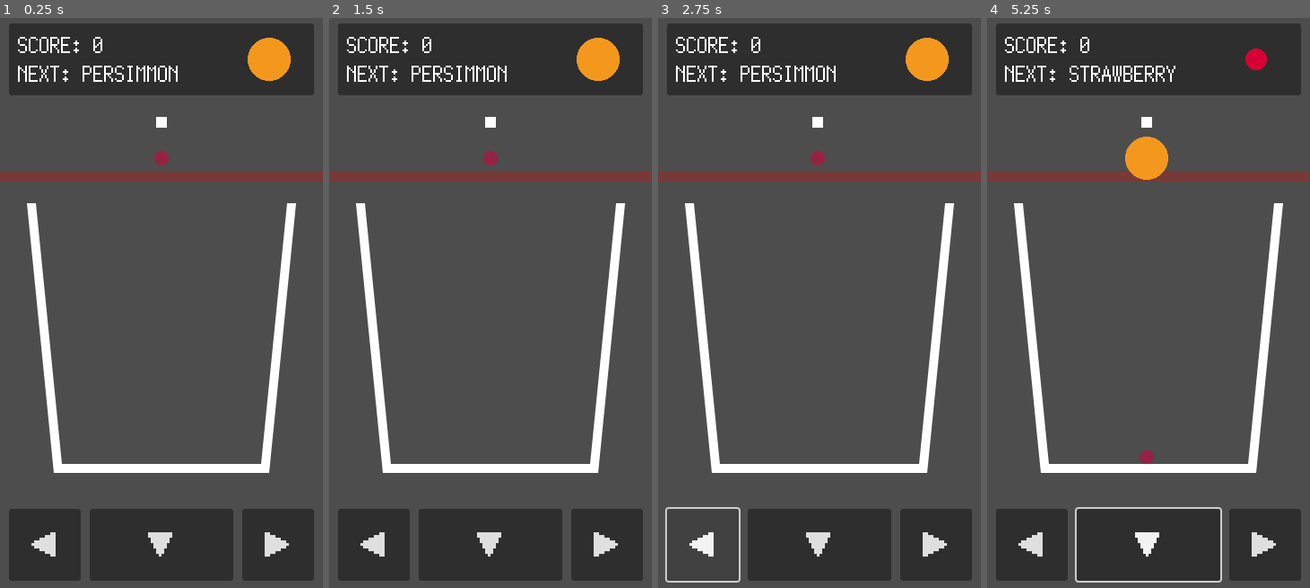
Above: before the commit, frames 1-4 (left to right).
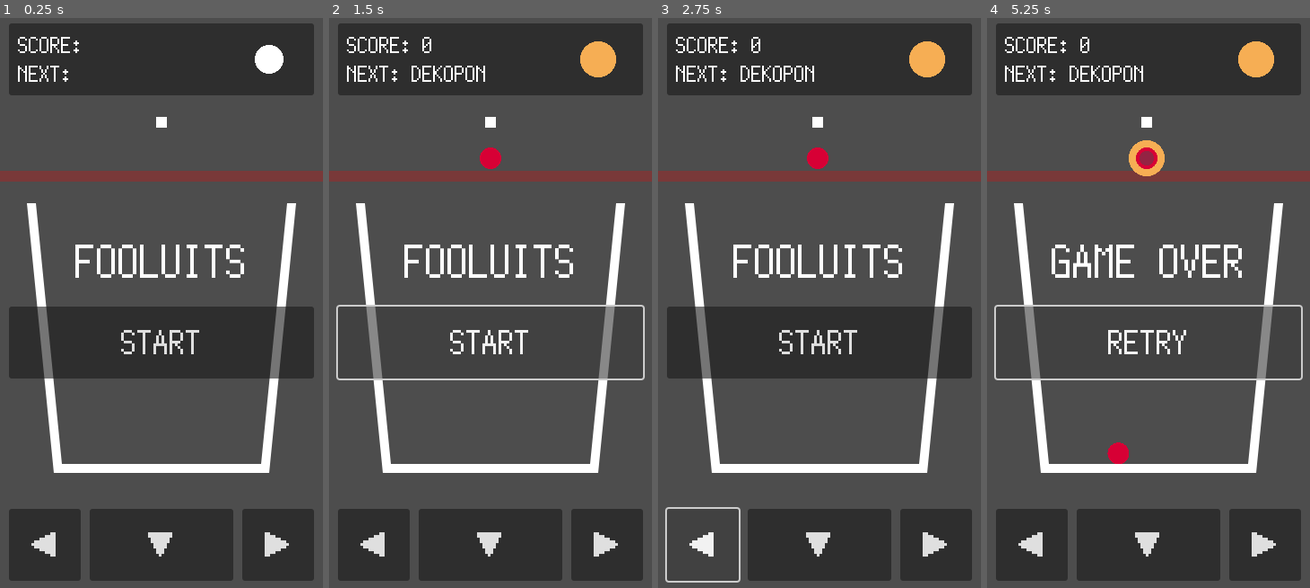
Above: after the commit, the same moments.

Repository: kamikoloss/fruits-puzzle
Game: Godot game, scene res://scenes/main.tscn
Two runs of this game, one before a commit and one after it. Both use one fixed random seed, a clock stepped at 60 frames per second and the inputs below.
Inputs (mouse positions are in pixels of both pictures, inside the frame that each line leads up to):
- Up to frame 1 (0.25 s): no input
- Up to frame 2 (1.5 s): click (490, 342) at 0.5 s, where only the run after the commit has a clickable "START"; click (490, 342) at 1.25 s, where only the run after the commit has a clickable "START"
- Up to frame 3 (2.75 s): click "◀" at 2 s
- Up to frame 4 (5.25 s): click "▼" at 2.75 s; click (1148, 342) at 3.5 s, where only the run after the commit has a clickable "RETRY"; click (1148, 342) at 4.25 s, where only the run after the commit has a clickable "RETRY"; click (1148, 342) at 5 s, where only the run after the commit has a clickable "RETRY"

The runs differ from the first frame. In frame 1, 14% of the frame differs, in the area x 2-98%, y 3-64%; in frame 2, 4.0%; in frame 3, 14%; in frame 4, 5.4%.

Commit message:
ゲーム開始ボタンでゲームが始まるようにした

Diff:
--- a/scenes/fruit.gd
+++ b/scenes/fruit.gd
@@ -12,7 +12,8 @@
 # Node
 var rb = null # Rigidbody2D 露出用
 
-var _data = null # FRUIT_DATA
+# FRUIT_DATA
+var _data = null
 
 
 # 初期化
@@ -83,7 +84,7 @@
 	_conbined_fruit.setup(id, type + 1)
 	_conbined_fruit.is_fell = true
 	_conbined_fruit.rb.position = rb.position.lerp(_other_fruit.rb.position, 0.5)
-	get_tree().root.get_node("Main/Fruits").add_child(_conbined_fruit)
+	get_tree().root.get_node("Main/Game/Fruits").add_child(_conbined_fruit)
 
 	Global.fruit_conbined.emit()
 
--- a/scenes/game.gd
+++ b/scenes/game.gd
@@ -1,9 +1,9 @@
 extends Node2D
 
 
-const SCENE_FRUIT = preload("res://scenes/fruit.tscn")
-const SOUND_CONBINE = preload("res://sounds/小鼓（こつづみ）.mp3")
-const SOUND_GAME_OVER = preload("res://sounds/琴の滑奏.mp3")
+const FRUIT_SCENE = preload("res://scenes/fruit.tscn")
+const CONBINE_SOUND = preload("res://sounds/小鼓（こつづみ）.mp3")
+const GAME_OVER_SOUND = preload("res://sounds/琴の滑奏.mp3")
 
 const FRUIT_DEFAULT_TYPES = [
 	Global.FruitType.CHERRY,
@@ -30,27 +30,40 @@
 # Node
 var _audio_player = null
 var _dropper = null
-var _score_text = null
-var _next_text = null
+var _fruits = null
+
+var _score_label = null
+var _next_label = null
 var _next_sprite = null
+
+var _menu_container = null
+var _title_label = null
+var _start_button = null
 
 
 # Called when the node enters the scene tree for the first time.
 func _ready():
-	# Node 取得
+	# Node
 	_audio_player = $AudioStreamPlayer2D
 	_dropper = $Dropper
-	_score_text = $"../UI/CanvasLayer/VBoxContainer/Header/MarginContainer/Texts/Score"
-	_next_text = $"../UI/CanvasLayer/VBoxContainer/Header/MarginContainer/Texts/Next"
-	_next_sprite = $"../UI/CanvasLayer/VBoxContainer/Header/NextFruit"
+	_fruits = $Fruits
+
+	_score_label = $"../UI/CanvasLayer/VBoxContainer/Header/MarginContainer/VBoxContainer/ScoreLabel"
+	_next_label = $"../UI/CanvasLayer/VBoxContainer/Header/MarginContainer/VBoxContainer/NextLabel"
+	_next_sprite = $"../UI/CanvasLayer/VBoxContainer/Header/NextSprite"
+
+	_menu_container = $"../UI/CanvasLayer/VBoxContainer/Body/VBoxContainer"
+	_title_label = $"../UI/CanvasLayer/VBoxContainer/Body/VBoxContainer/TitleLabel"
+	_start_button = $"../UI/CanvasLayer/VBoxContainer/Body/VBoxContainer/StartButton"
+
+	# UI
+	_title_label.text = "FOOLUITS"
+	_start_button.text = "START"
 
 	# Signal 設定
 	Global.score_changed.connect(_on_score_changed)
 	Global.fruit_conbined.connect(_on_fruit_conbined)
 
-	# ゲームを開始する
-	_start_game()
-
 
 # Called every frame. 'delta' is the elapsed time since the previous frame.
 func _process(delta):
@@ -59,14 +72,14 @@
 
 # スコア変更時の処理
 func _on_score_changed(score):
-	_score_text.text = "SCORE: {0}".format([score])
+	_score_label.text = "SCORE: {0}".format([score])
 
 
 # フルーツ合体時の処理
 func _on_fruit_conbined():
 	# SE を鳴らす
 	_audio_player.stop()
-	_audio_player.stream = SOUND_CONBINE
+	_audio_player.stream = CONBINE_SOUND
 	_audio_player.play()
 
 
@@ -75,6 +88,11 @@
 	# 衝突相手が落下したフルーツの場合: ゲームを終了する
 	if (_is_fell_fruit(body)):
 		_end_game()
+
+
+func _on_start_button_up():
+	# ゲームを開始する
+	_start_game()
 
 
 func _on_left_button_down():
@@ -112,7 +130,7 @@
 	_current_fruit_id = 0
 	_next_fruit_type = Global.FruitType.NONE
 	Global.score = 0
-	_score_text.text = "SCORE: {0}".format([0])
+	_score_label.text = "SCORE: {0}".format([0])
 
 	_set_next_fruit()
 	_create_new_fruit()
@@ -124,15 +142,19 @@
 func _end_game():
 	# SE を鳴らす
 	_audio_player.stop()
-	_audio_player.stream = SOUND_GAME_OVER
+	_audio_player.stream = GAME_OVER_SOUND
 	_audio_player.play()
+
+	# リトライ画面を設定する
+	_title_label.text = "GAME OVER"
+	_start_button.text = "RETRY"
 
 	print("Game is ended!")
 
 
 # 新しいフルーツを作成する
 func _create_new_fruit():
-	_current_fruit = SCENE_FRUIT.instantiate()
+	_current_fruit = FRUIT_SCENE.instantiate()
 	_current_fruit.setup(_current_fruit_id, _next_fruit_type)
 	_current_fruit_id += 1
 
@@ -140,7 +162,7 @@
 	_current_fruit.rb.position.y = _dropper.position.y + DROPPER_FRUIT_MARGIN
 	_current_fruit.rb.freeze = true
 
-	get_tree().root.get_node("Main/Fruits").add_child(_current_fruit)
+	get_tree().root.get_node("Main/Game/Fruits").add_child(_current_fruit)
 
 	_set_next_fruit()
 
@@ -153,7 +175,7 @@
 
 	# 次のフルーツの文字を更新する
 	var _next_fruit_name = _next_fruit_data["name"]
-	_next_text.text = "NEXT: {0}".format([_next_fruit_name])
+	_next_label.text = "NEXT: {0}".format([_next_fruit_name])
 
 	# 次のフルーツの画像を更新する
 	var _next_scale = float(_next_fruit_data["scale"]) / Global.FRUIT_SIZE_BASE
--- a/scenes/main.tscn
+++ b/scenes/main.tscn
@@ -41,26 +41,26 @@
 theme_override_constants/margin_right = 10
 theme_override_constants/margin_bottom = 10
 
-[node name="Texts" type="VBoxContainer" parent="UI/CanvasLayer/VBoxContainer/Header/MarginContainer"]
+[node name="VBoxContainer" type="VBoxContainer" parent="UI/CanvasLayer/VBoxContainer/Header/MarginContainer"]
 layout_mode = 2
 
-[node name="Score" type="RichTextLabel" parent="UI/CanvasLayer/VBoxContainer/Header/MarginContainer/Texts"]
+[node name="ScoreLabel" type="RichTextLabel" parent="UI/CanvasLayer/VBoxContainer/Header/MarginContainer/VBoxContainer"]
 layout_mode = 2
 size_flags_vertical = 3
 theme_override_fonts/normal_font = ExtResource("1_5ec4u")
 theme_override_font_sizes/normal_font_size = 24
-text = "SCORE: 9999"
+text = "SCORE:"
 fit_content = true
 
-[node name="Next" type="RichTextLabel" parent="UI/CanvasLayer/VBoxContainer/Header/MarginContainer/Texts"]
+[node name="NextLabel" type="RichTextLabel" parent="UI/CanvasLayer/VBoxContainer/Header/MarginContainer/VBoxContainer"]
 layout_mode = 2
 size_flags_vertical = 3
 theme_override_fonts/normal_font = ExtResource("1_5ec4u")
 theme_override_font_sizes/normal_font_size = 24
-text = "NEXT: CHERRY"
+text = "NEXT:"
 fit_content = true
 
-[node name="NextFruit" type="Sprite2D" parent="UI/CanvasLayer/VBoxContainer/Header"]
+[node name="NextSprite" type="Sprite2D" parent="UI/CanvasLayer/VBoxContainer/Header"]
 position = Vector2(300, 50)
 scale = Vector2(0.125, 0.125)
 texture = ExtResource("4_i064j")
@@ -68,6 +68,30 @@
 [node name="Body" type="MarginContainer" parent="UI/CanvasLayer/VBoxContainer"]
 layout_mode = 2
 size_flags_vertical = 3
+theme_override_constants/margin_left = 10
+theme_override_constants/margin_right = 10
+
+[node name="VBoxContainer" type="VBoxContainer" parent="UI/CanvasLayer/VBoxContainer/Body"]
+layout_mode = 2
+theme_override_constants/separation = 10
+alignment = 1
+
+[node name="TitleLabel" type="Label" parent="UI/CanvasLayer/VBoxContainer/Body/VBoxContainer"]
+custom_minimum_size = Vector2(0, 80)
+layout_mode = 2
+theme_override_fonts/font = ExtResource("1_5ec4u")
+theme_override_font_sizes/font_size = 48
+text = "GAME OVER"
+horizontal_alignment = 1
+vertical_alignment = 1
+
+[node name="StartButton" type="Button" parent="UI/CanvasLayer/VBoxContainer/Body/VBoxContainer"]
+custom_minimum_size = Vector2(0, 80)
+layout_mode = 2
+size_flags_horizontal = 3
+theme_override_fonts/font = ExtResource("1_5ec4u")
+theme_override_font_sizes/font_size = 36
+text = "RETRY"
 
 [node name="Footer" type="MarginContainer" parent="UI/CanvasLayer/VBoxContainer"]
 custom_minimum_size = Vector2(0, 100)
@@ -137,11 +161,12 @@
 [node name="Square" type="Sprite2D" parent="Game/Dropper"]
 texture = ExtResource("4_3hjtg")
 
+[node name="Fruits" type="Node2D" parent="Game"]
+
 [node name="AudioStreamPlayer2D" type="AudioStreamPlayer2D" parent="Game"]
 volume_db = -12.0
 
-[node name="Fruits" type="Node2D" parent="."]
-
+[connection signal="button_up" from="UI/CanvasLayer/VBoxContainer/Body/VBoxContainer/StartButton" to="Game" method="_on_start_button_up"]
 [connection signal="button_down" from="UI/CanvasLayer/VBoxContainer/Footer/Buttons/Left" to="Game" method="_on_left_button_down"]
 [connection signal="button_up" from="UI/CanvasLayer/VBoxContainer/Footer/Buttons/Left" to="Game" method="_on_left_button_up"]
 [connection signal="button_up" from="UI/CanvasLayer/VBoxContainer/Footer/Buttons/Drop" to="Game" method="_on_drop_button_up"]
